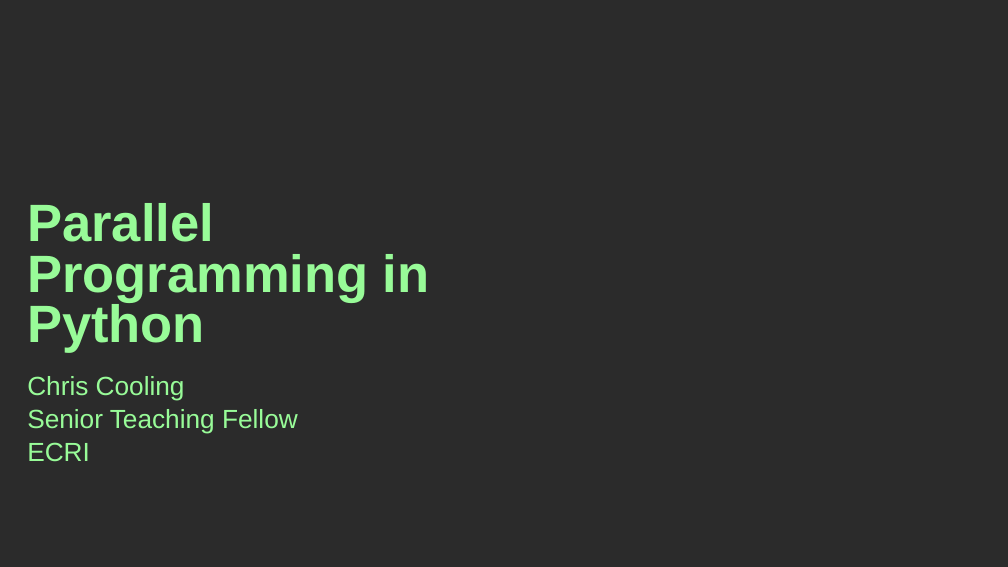
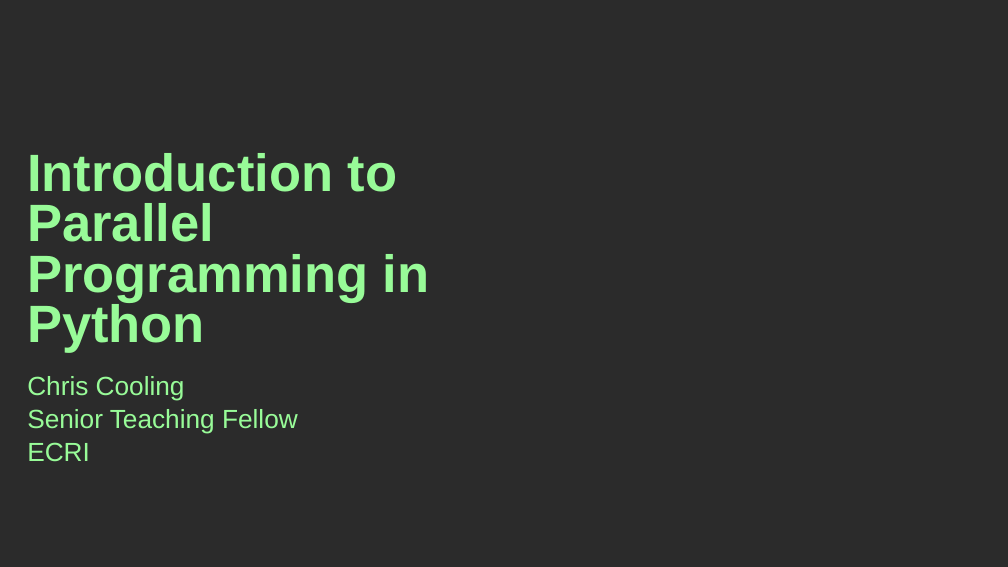
Before and after one commit to cosmicbhejafry/RCDS-parallel-programming-in-python, a slide deck: slide 1 of Parallel Programming in Python Slides.pptx. Drawn at 1008x567 pixels with LibreOffice and Linux fonts; fonts in the diff are those of the drawing; background and template pictures are left out; a plain dark background stands for a picture behind light text. Boxes give left, top, right and bottom in pixels: in the first picture for what was removed or moved away, otherwise in the second. Text is boxed around its words. In the diff, an @@ line names an element or a change of style, - is before the commit and + after.

```diff
--- a/Parallel Programming in Python Slides.pptx
+++ b/Parallel Programming in Python Slides.pptx
@@ title at (x1=27, y1=153, x2=430, y2=353): text changed @@
-Parallel Programming in Python
+Introduction to Parallel Programming in Python
```
Also in this commit, not shown: 4 other slides changed.
